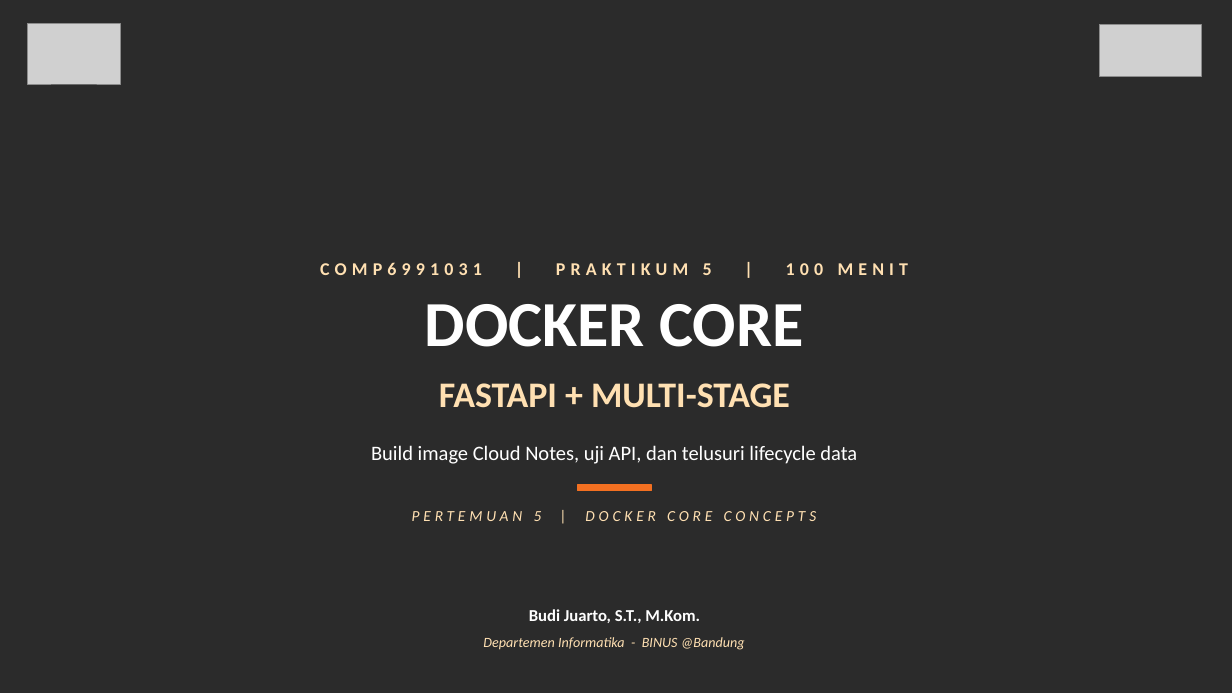
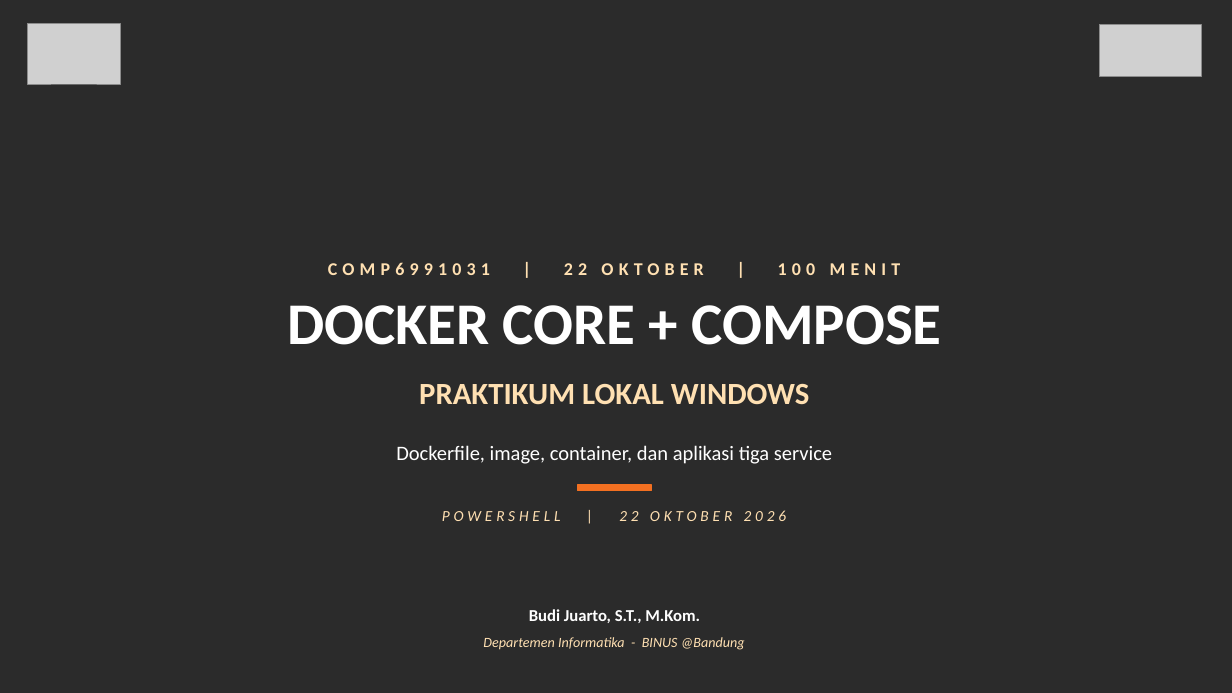
Before and after one commit to SeedFlora/meet5CloudService, a slide deck: slide 1 of slides/LAB05_Cloud_Notes_Bukti_Live.pptx. Drawn at 1232x693 pixels with LibreOffice and Linux fonts; fonts in the diff are those of the drawing; grey boxes stand for pictures; background and template pictures are left out; a plain dark background stands for a picture behind light text. Boxes give left, top, right and bottom in pixels: in the first picture for what was removed or moved away, otherwise in the second. Text is boxed around its words. In the diff, an @@ line names an element or a change of style, - is before the commit and + after.

```diff
--- a/slides/LAB05_Cloud_Notes_Bukti_Live.pptx
+++ b/slides/LAB05_Cloud_Notes_Bukti_Live.pptx
@@ text at <box>328,262,901,275</box>: text changed @@
-COMP6991031 | PRAKTIKUM 5 | 100 MENIT
+COMP6991031 | 22 OKTOBER | 100 MENIT
@@ text at <box>287,305,942,345</box>: text changed; size 50 to 46 pt @@
-DOCKER CORE
+DOCKER CORE + COMPOSE
@@ text at <box>419,384,810,405</box>: text changed; size 28 to 24 pt @@
-FASTAPI + MULTI-STAGE
+PRAKTIKUM LOKAL WINDOWS
@@ text at <box>396,445,832,464</box>: text changed @@
-Build image Cloud Notes, uji API, dan telusuri lifecycle data
+Dockerfile, image, container, dan aplikasi tiga service
@@ text at <box>442,510,787,521</box>: text changed @@
-PERTEMUAN 5 | DOCKER CORE CONCEPTS
+POWERSHELL | 22 OKTOBER 2026
```
Also in this commit, not shown: 29 slides added, 15 slides removed, 2 other files.
